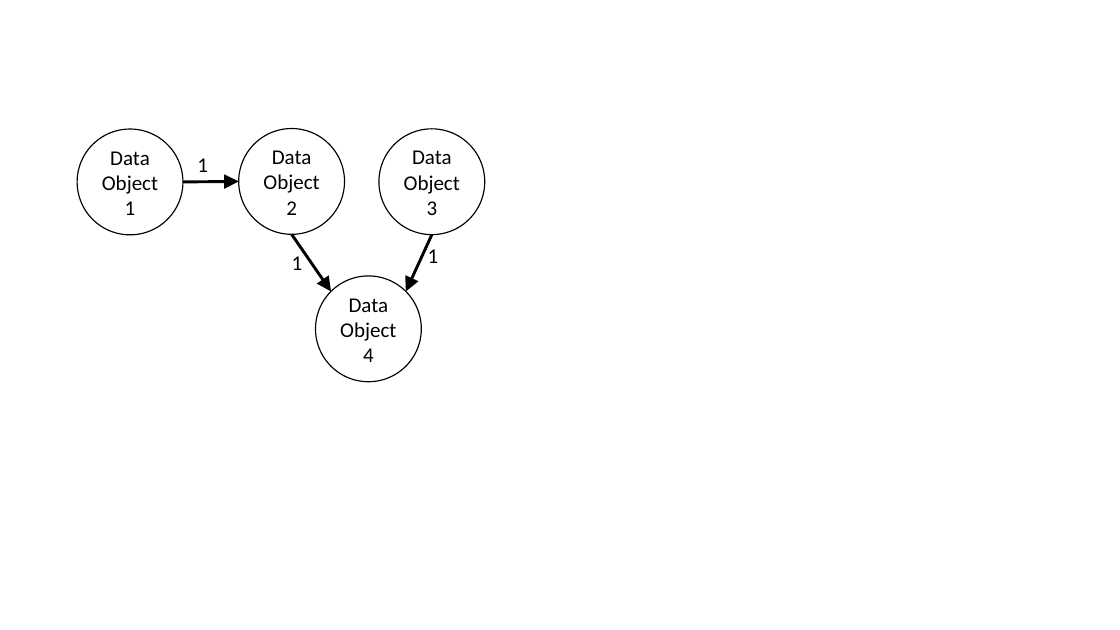
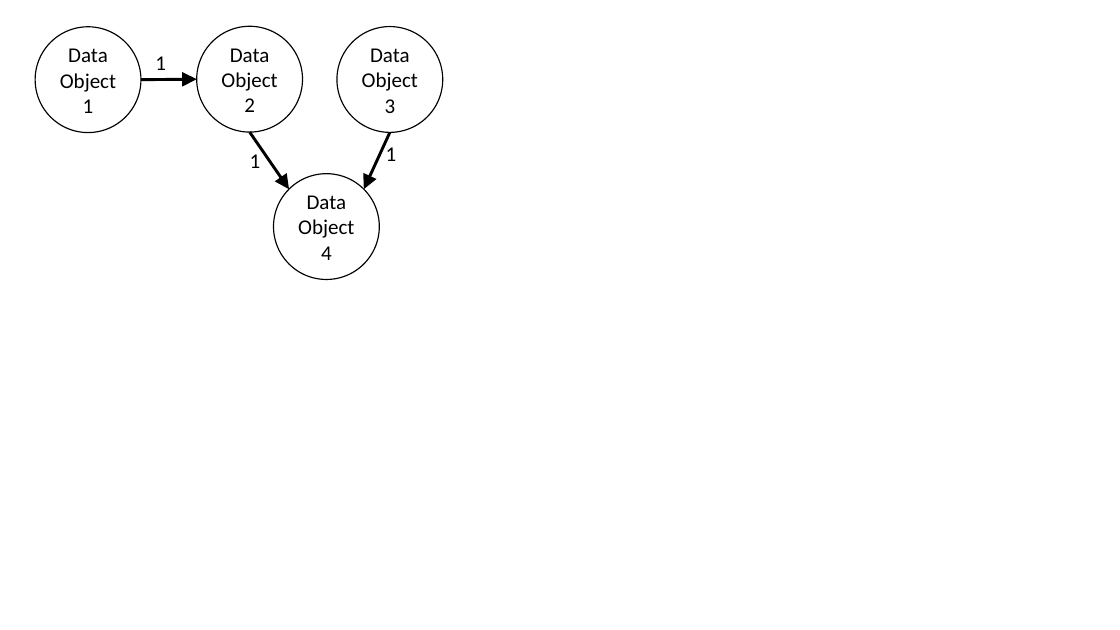
Before and after one commit to Benkler/BA, a slide deck: slide 1 of WordFile PDF/DataFlowGraph.pptx. Drawn at 1120x630 pixels with LibreOffice and Linux fonts; fonts in the diff are those of the drawing. Boxes give left, top, right and bottom in pixels: in the first picture for what was removed or moved away, otherwise in the second. Text is boxed around its words. In the diff, an @@ line names an element or a change of style, - is before the commit and + after.

```diff
--- a/WordFile PDF/DataFlowGraph.pptx
+++ b/WordFile PDF/DataFlowGraph.pptx
@@ 2 texts, 1 ellipse: place and size @@
-2 texts, 1 ellipse at (197, 129, 439, 263)
+2 texts, 1 ellipse at (155, 26, 397, 161)
@@ 3 ellipses, 3 arrows, 1 text: place and size @@
-3 ellipses, 3 arrows, 1 text at (77, 129, 485, 382)
+3 ellipses, 3 arrows, 1 text at (35, 27, 443, 280)
```
Also in this commit, not shown: 9 other files.
